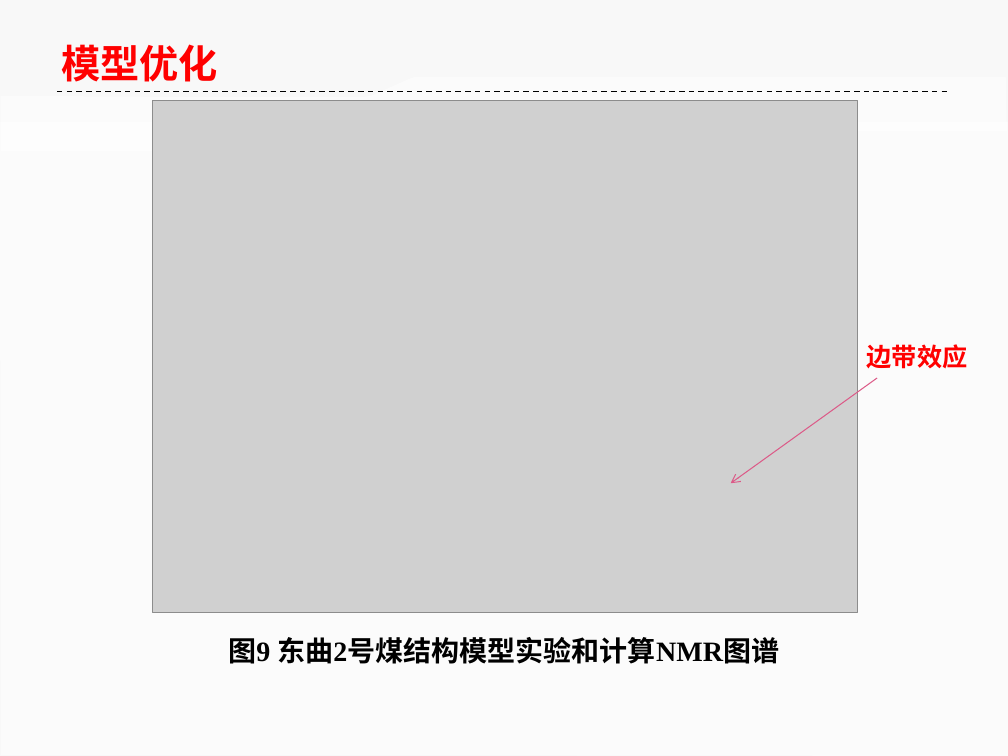
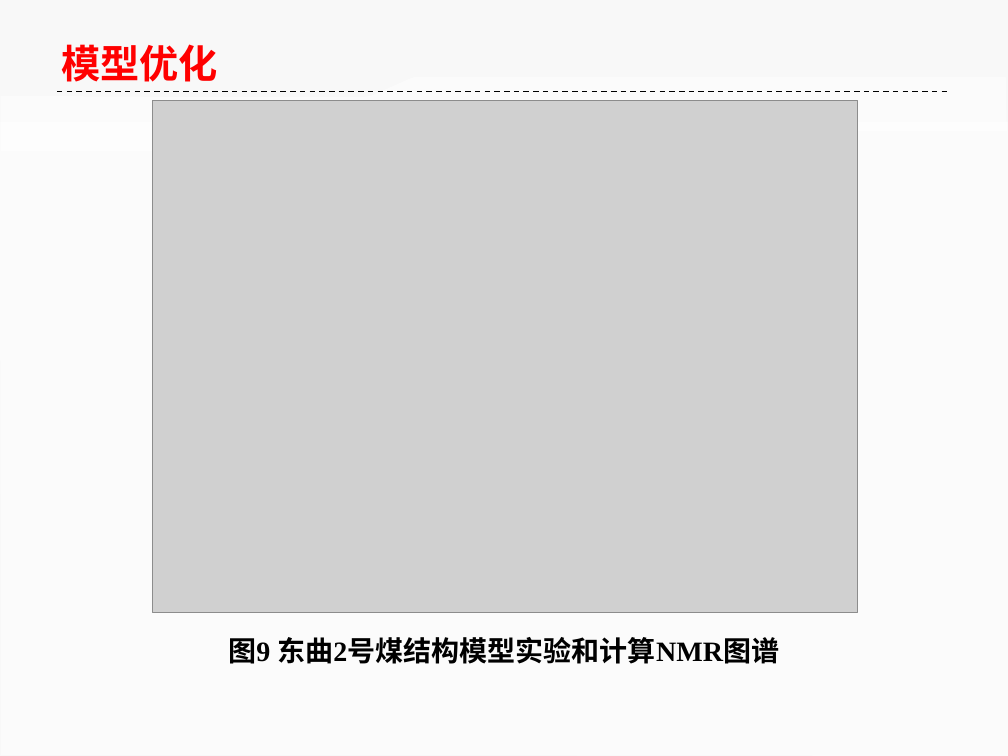
Before and after one commit to ilvcr/GraduationProject, a slide deck: slide 18 of ppt/yoghourtppt.pptx. Drawn at 1008x756 pixels with LibreOffice and Linux fonts; fonts in the diff are those of the drawing; grey boxes stand for pictures. Boxes give left, top, right and bottom in pixels: in the first picture for what was removed or moved away, otherwise in the second. Text is boxed around its words. In the diff, an @@ line names an element or a change of style, - is before the commit and + after.

```diff
--- a/ppt/yoghourtppt.pptx
+++ b/ppt/yoghourtppt.pptx
@@ text removed at [867, 344, 968, 369] @@
-边带效应
@@ arrow removed from (877, 378) to (731, 483) @@
```
Also in this commit, not shown: 5 other slides changed.
